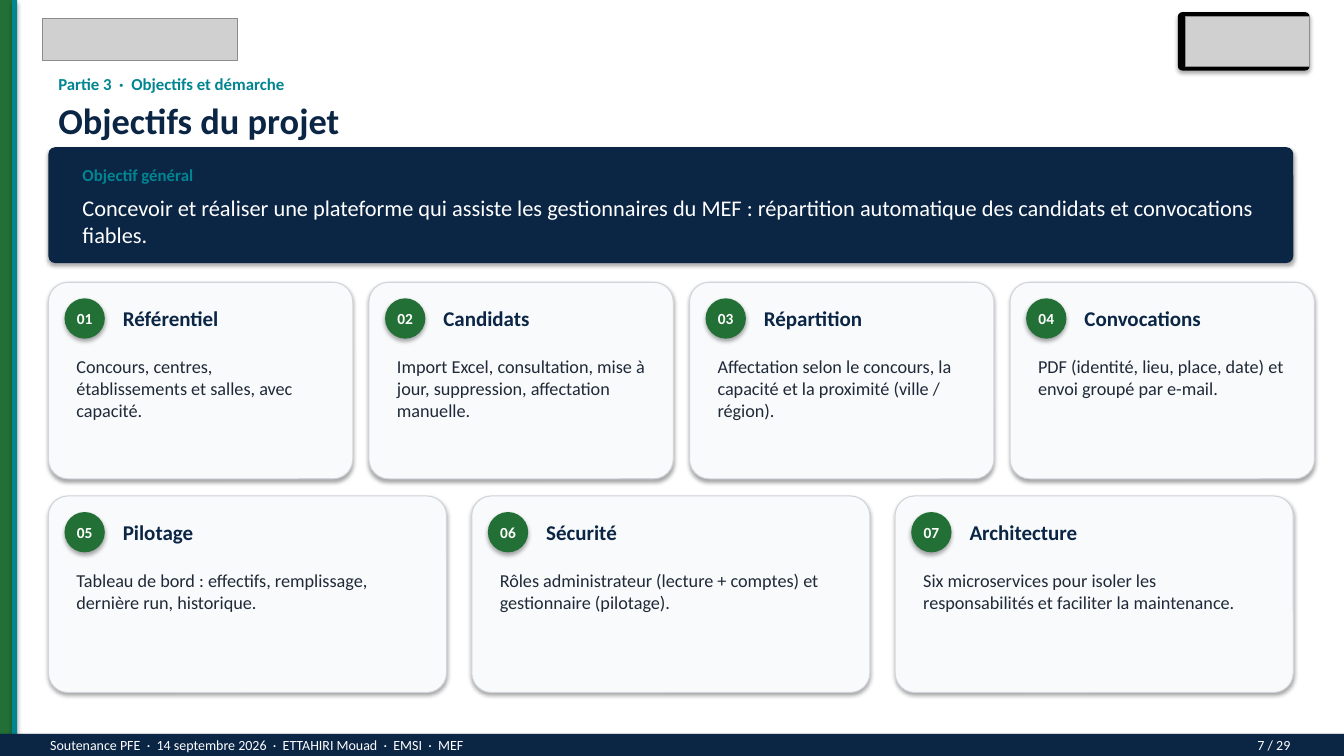
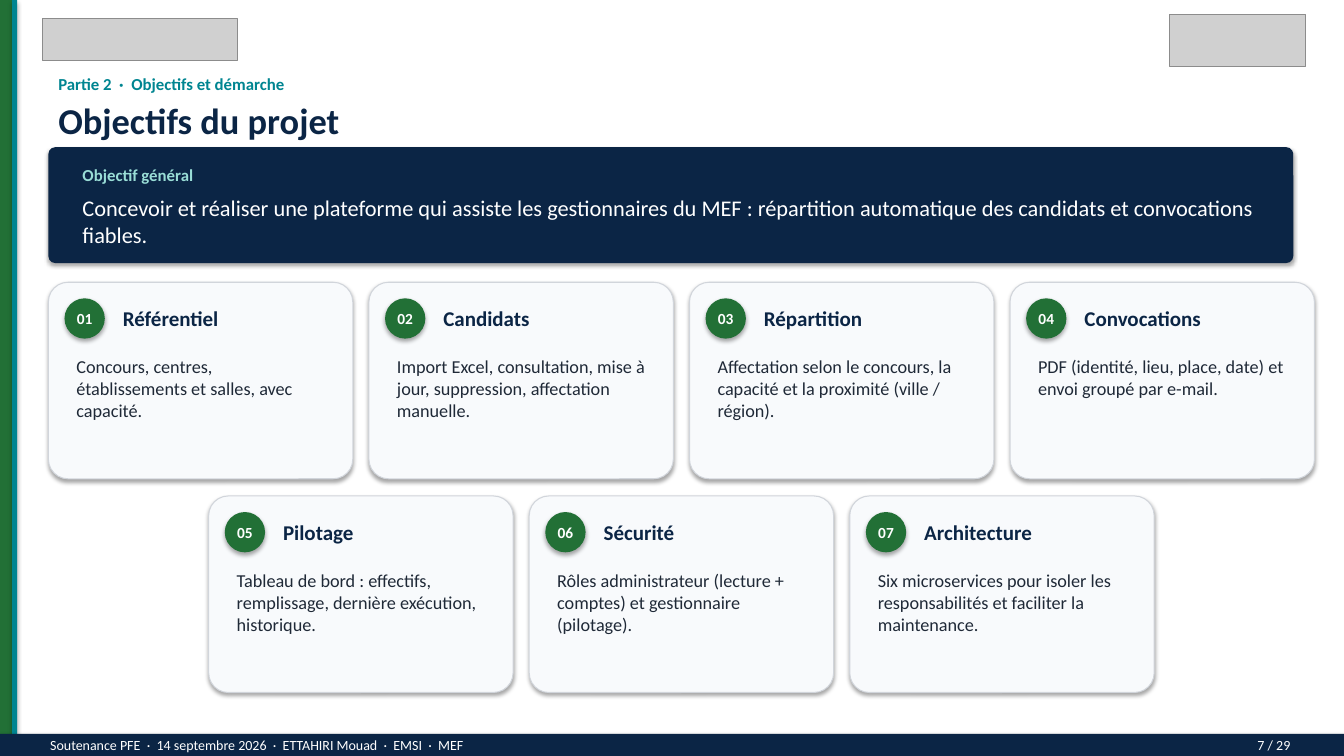
Before and after one commit to mouadofficiel2003/PFE2, a slide deck: slide 7 of soutenance/Soutenance-PFE-ETTAHIRI-Mouad.pptx. Drawn at 1344x756 pixels with LibreOffice and Linux fonts; fonts in the diff are those of the drawing; grey boxes stand for pictures. Boxes give left, top, right and bottom in pixels: in the first picture for what was removed or moved away, otherwise in the second. Text is boxed around its words. In the diff, an @@ line names an element or a change of style, - is before the commit and + after.

```diff
--- a/soutenance/Soutenance-PFE-ETTAHIRI-Mouad.pptx
+++ b/soutenance/Soutenance-PFE-ETTAHIRI-Mouad.pptx
@@ picture: place and size @@
-picture at (1187,16,1311,67)
+picture at (1171,14,1307,67)
@@ rounded rectangle removed at (1179,12,1311,71) @@
@@ text at (58,78,285,93): text changed @@
-Partie 3 · Objectifs et démarche
+Partie 2 · Objectifs et démarche
@@ text "Objectif général" at (82,169,193,184): text colour #008591 to #99DDD6 @@
@@ rounded rectangle: place and size @@
-rounded rectangle at (48,496,447,693)
+rounded rectangle at (209,496,513,693)
@@ rounded rectangle: place and size @@
-rounded rectangle at (472,496,870,693)
+rounded rectangle at (529,496,834,693)
@@ rounded rectangle: place and size @@
-rounded rectangle at (895,496,1294,693)
+rounded rectangle at (850,496,1154,693)
@@ text "05": place and size @@
-text "05" at (77,528,93,538)
+text "05" at (237,528,253,538)
@@ ellipse: place and size @@
-ellipse at (65,512,105,553)
+ellipse at (225,512,265,553)
@@ text "Pilotage": place and size @@
-text "Pilotage" at (123,525,193,544)
+text "Pilotage" at (283,525,353,544)
@@ text "06": place and size @@
-text "06" at (500,527,516,538)
+text "06" at (558,527,574,538)
@@ ellipse: place and size @@
-ellipse at (488,512,528,553)
+ellipse at (545,512,586,553)
@@ text "Sécurité": place and size @@
-text "Sécurité" at (546,525,617,540)
+text "Sécurité" at (604,525,675,540)
@@ text "07": place and size @@
-text "07" at (924,528,940,538)
+text "07" at (878,528,894,538)
@@ ellipse: place and size @@
-ellipse at (911,512,952,553)
+ellipse at (866,512,906,553)
@@ text "Architecture": place and size @@
-text "Architecture" at (970,525,1078,540)
+text "Architecture" at (924,525,1032,540)
@@ text "Rôles administrateur (lecture + comptes) ..." rewrapped from (500,574,818,612) to (557,574,771,634) @@
@@ text "Six microservices pour isoler les ..." rewrapped from (923,574,1235,612) to (878,574,1111,631) @@
@@ text at (237,574,476,634): text changed @@
-Tableau de bord : effectifs, remplissage, dernière run, historique.
+Tableau de bord : effectifs, remplissage, dernière exécution, historique.
```
Also in this commit, not shown: 28 other slides changed, 45 other files.
